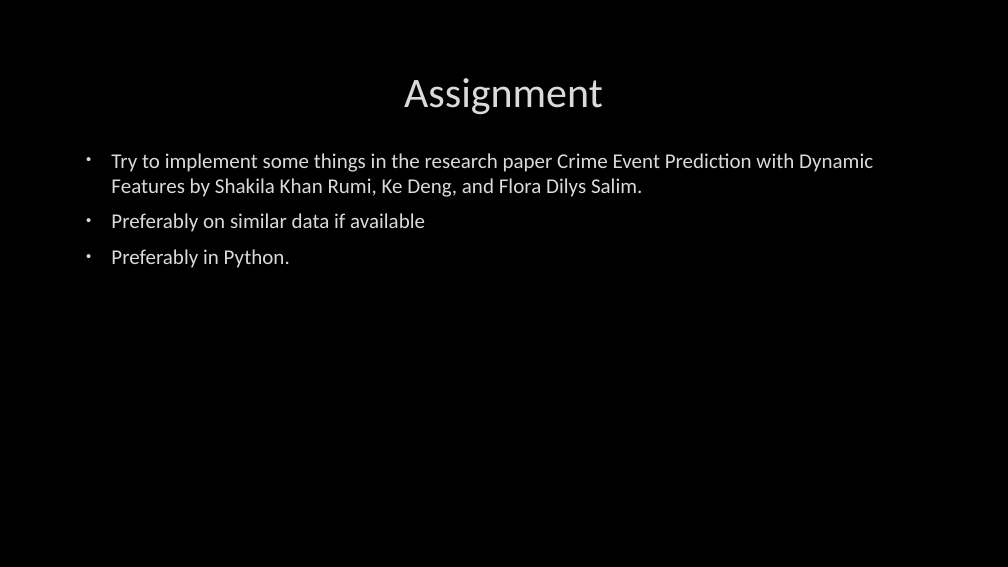
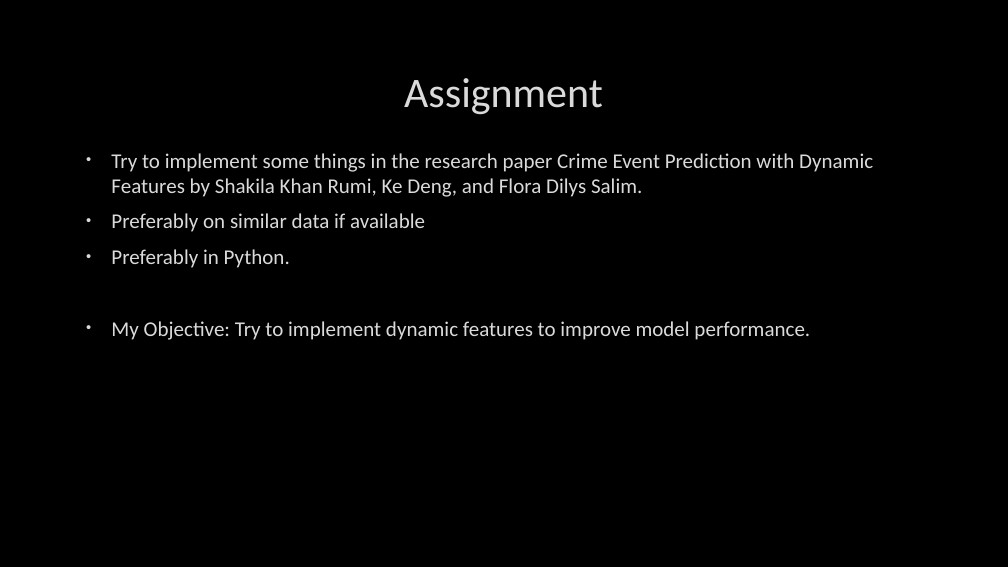
Before and after one commit to pdubz-sudo/dyno-matrix, a slide deck: slide 2 of presentation.pptx. Drawn at 1008x567 pixels with LibreOffice and Linux fonts; fonts in the diff are those of the drawing; background and template pictures are left out. Boxes give left, top, right and bottom in pixels: in the first picture for what was removed or moved away, otherwise in the second. Text is boxed around its words. In the diff, an @@ line names an element or a change of style, - is before the commit and + after.

```diff
--- a/presentation.pptx
+++ b/presentation.pptx
@@ text at (111,321,810,340): paragraph added @@
+• My Objective: Try to implement dynamic features to improve model performance.
```
Also in this commit, not shown: 1 other slide changed, 2 slides added, 2 slides removed.
